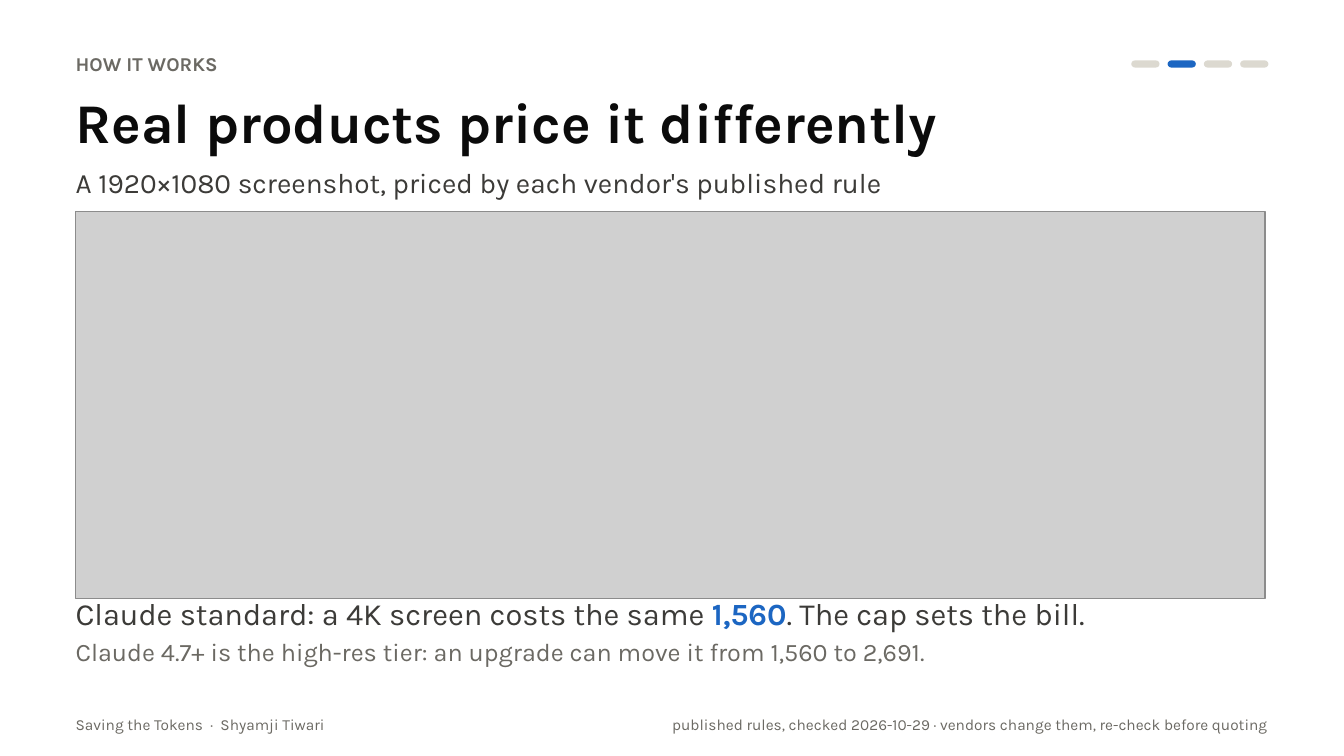
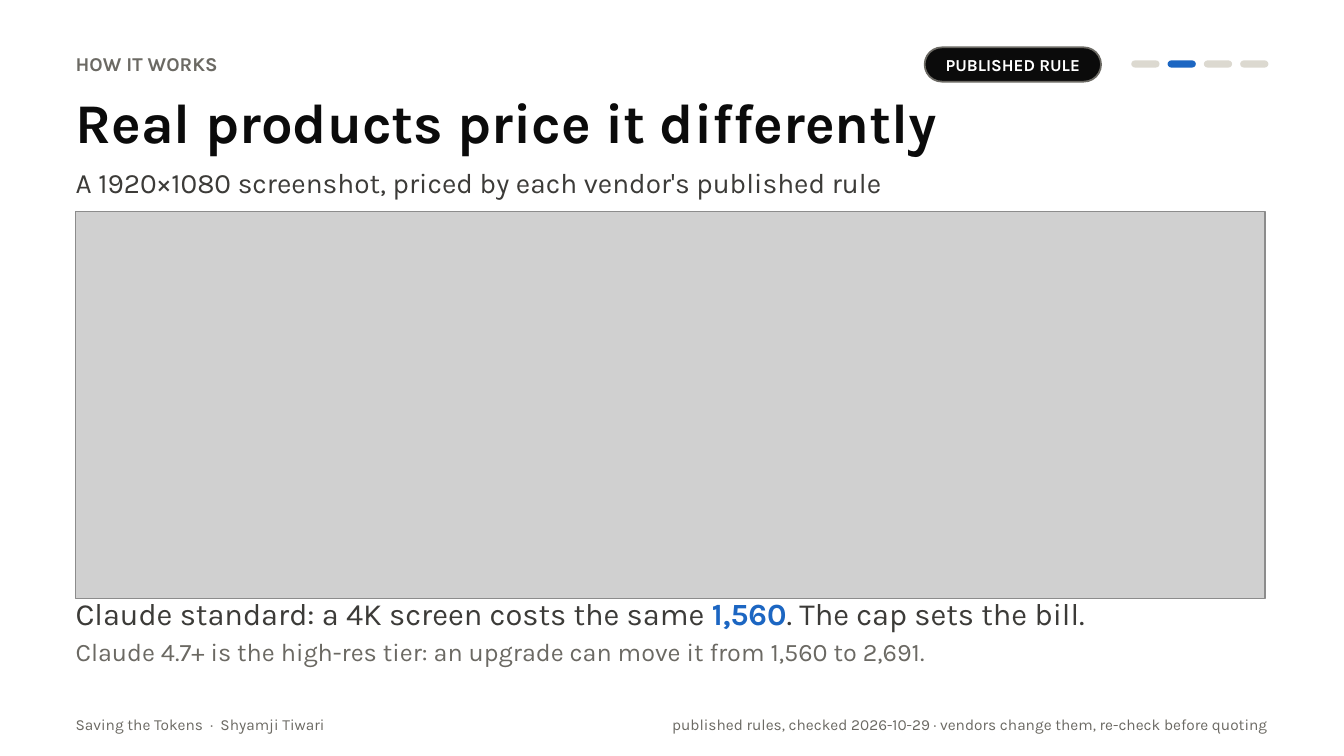
Before and after one commit to SwarnaRavali/agentic-ai-26, a slide deck: slide 8 of Saving-the-Tokens/slides/Saving_the_Tokens.pptx. Drawn at 1344x756 pixels with LibreOffice and Linux fonts; fonts in the diff are those of the drawing; grey boxes stand for pictures. Boxes give left, top, right and bottom in pixels: in the first picture for what was removed or moved away, otherwise in the second. Text is boxed around its words. In the diff, an @@ line names an element or a change of style, - is before the commit and + after.

```diff
--- a/Saving-the-Tokens/slides/Saving_the_Tokens.pptx
+++ b/Saving-the-Tokens/slides/Saving_the_Tokens.pptx
@@ rounded rectangle added at (925,47,1101,82), fill #0B0B0B, outline #6B6963 1.25 pt, 12 pt, text #FFFFFF, bold @@
+PUBLISHED RULE
```
Also in this commit, not shown: 17 other slides changed, 11 other files.
